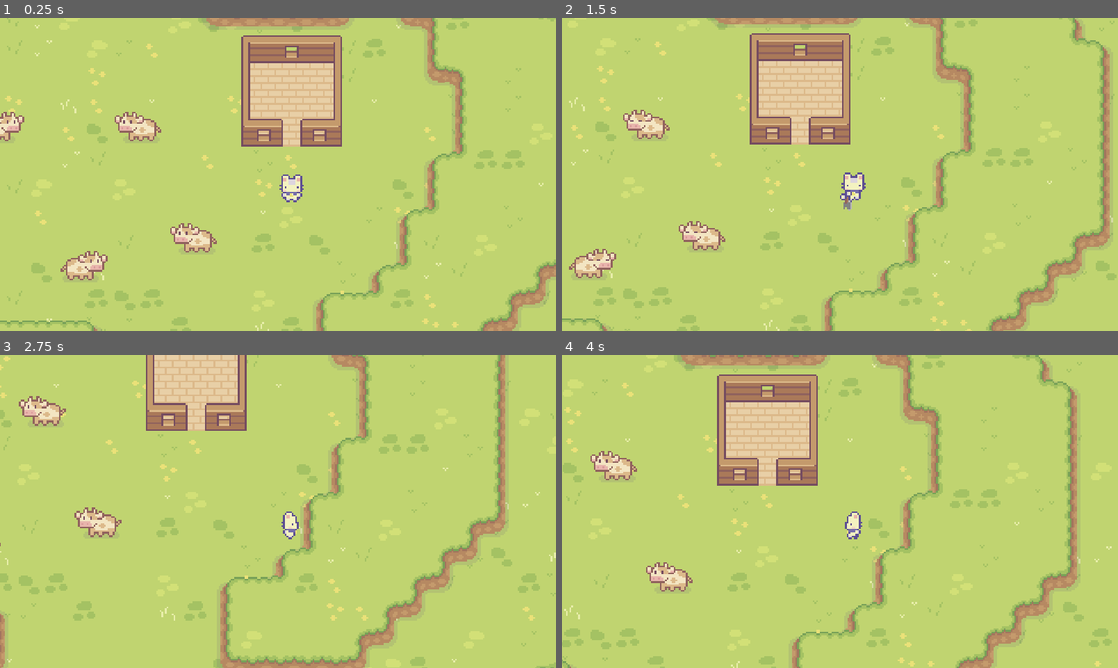
Above: before the commit, frames 1-4 (two rows, left to right).
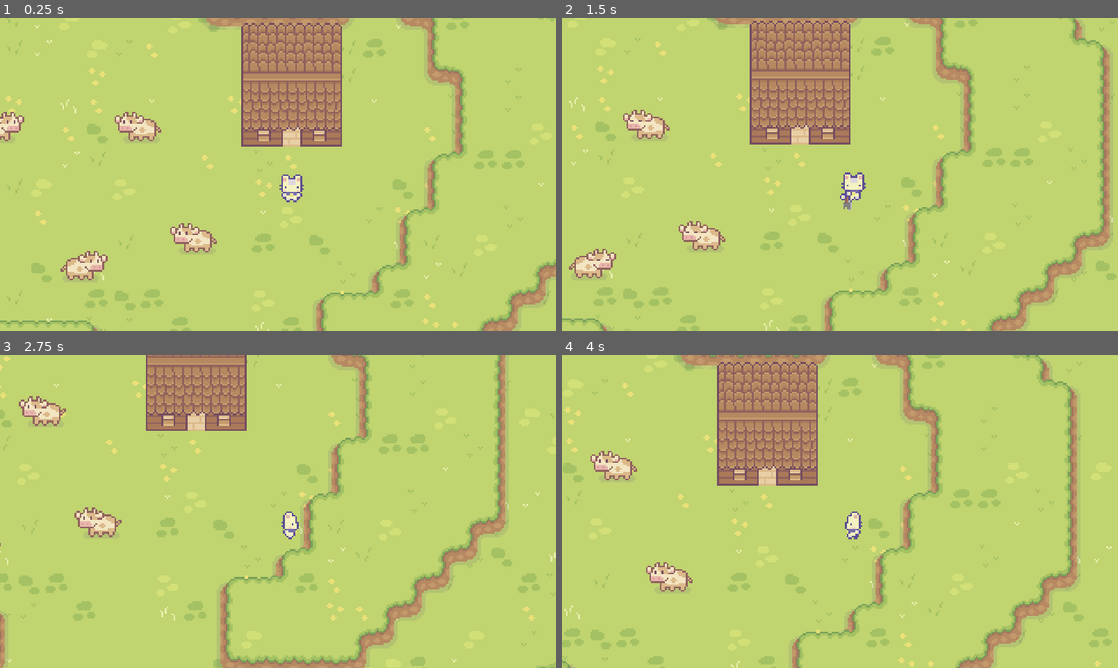
Above: after the commit, the same moments.

Repository: Boyquotes/godot-prototype-one
Game: Godot game, scene res://world/world.tscn
Two runs of this game, one before a commit and one after it. Both use one fixed random seed, a clock stepped at 60 frames per second and the inputs below.
Inputs (mouse positions are in pixels of both pictures, inside the frame that each line leads up to):
- Up to frame 1 (0.25 s): no input
- Up to frame 2 (1.5 s): tap Enter at 0.5 s; move the mouse to (962, 158) at 0.52 s; hold D (game_right) 0.53-1.28 s; click (962, 158) at 0.6 s; move the mouse to (728, 190) at 1.27 s; hold S (game_down) from 1.28 s (still down); click (728, 190) at 1.35 s
- Up to frame 3 (2.75 s): move the mouse to (333, 442) at 2.02 s; release S (game_down) at 2.03 s; hold D (game_right) from 2.03 s (still down); click (333, 442) at 2.1 s
- Up to frame 4 (4 s): move the mouse to (812, 574) at 2.77 s; release D (game_right) at 2.78 s; hold W (game_up) 2.78-3.53 s; click (812, 574) at 2.85 s; move the mouse to (1006, 558) at 3.52 s; hold A (game_left) from 3.53 s (still down); click (1006, 558) at 3.6 s

The runs differ from the first frame. In frame 1, 5.0% of the frame differs, in the area x 43-62%, y 1-36%; in frame 2, 5.0%; in frame 3, 3.0%; in frame 4, 5.0%.

Commit message:
auto-enable house roof and move to objects

Diff:
--- a/buildings/house.gd
+++ b/objects/house.gd
@@ -2,6 +2,10 @@
 
 
 @onready var tilemap = $TileMap
+
+
+func _ready():
+	tilemap.set_layer_enabled(2, true)
 
 
 func _on_body_entered(body):
--- a/buildings/house.tscn
+++ b/objects/house.tscn
@@ -1,6 +1,6 @@
 [gd_scene load_steps=4 format=3 uid="uid://duwg4vqypkyxd"]
 
-[ext_resource type="Script" path="res://buildings/house.gd" id="1_6hpqe"]
+[ext_resource type="Script" path="res://objects/house.gd" id="1_6hpqe"]
 [ext_resource type="TileSet" uid="uid://b5ghresp7a248" path="res://tileset.tres" id="1_x775v"]
 
 [sub_resource type="RectangleShape2D" id="RectangleShape2D_wqnkk"]
@@ -25,7 +25,7 @@
 layer_1/z_index = 1
 layer_1/tile_data = PackedInt32Array(-1, 4, 1, -65536, 65540, 1, -65535, 65540, 0, -65534, 65540, 1, -65533, 131076, 1, 65535, 4, 2, 131071, 4, 2, 196607, 4, 3, 131072, 65540, 0, 131073, 196612, 0, 131074, 65540, 0, 3, 131076, 2, 65539, 131076, 2, 131075, 131076, 3)
 layer_2/name = "Roof"
-layer_2/enabled = true
+layer_2/enabled = false
 layer_2/modulate = Color(1, 1, 1, 1)
 layer_2/y_sort_enabled = true
 layer_2/y_sort_origin = 0
--- a/world/world.tscn
+++ b/world/world.tscn
@@ -4,7 +4,7 @@
 [ext_resource type="TileSet" uid="uid://b5ghresp7a248" path="res://tileset.tres" id="1_nt28w"]
 [ext_resource type="PackedScene" uid="uid://x8s2gaayfji5" path="res://animals/cow.tscn" id="3_ycfyx"]
 [ext_resource type="PackedScene" uid="uid://b5p6nemx0i44y" path="res://objects/chest.tscn" id="5_2d0cx"]
-[ext_resource type="PackedScene" uid="uid://duwg4vqypkyxd" path="res://buildings/house.tscn" id="5_lvmm4"]
+[ext_resource type="PackedScene" uid="uid://duwg4vqypkyxd" path="res://objects/house.tscn" id="5_lvmm4"]
 
 [node name="World" type="Node2D"]
 y_sort_enabled = true
@@ -67,10 +67,5 @@
 [node name="House" parent="Entities/Objects" instance=ExtResource("5_lvmm4")]
 position = Vector2(928, 496)
 
-[node name="TileMap" parent="Entities/Objects/House" index="0"]
-layer_2/enabled = false
-
 [node name="Chest" parent="Entities/Objects" instance=ExtResource("5_2d0cx")]
 position = Vector2(880, 448)
-
-[editable path="Entities/Objects/House"]
